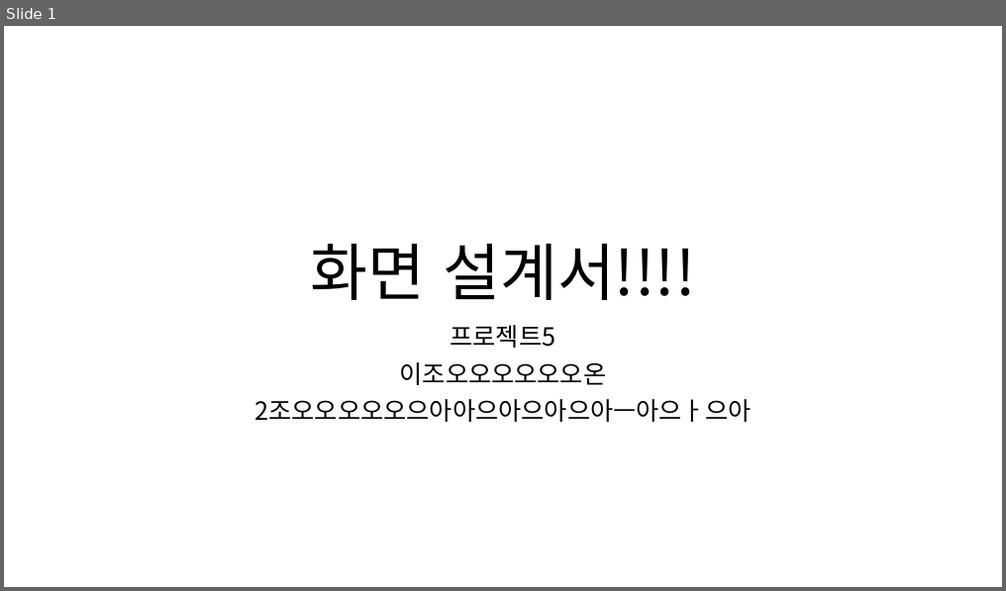
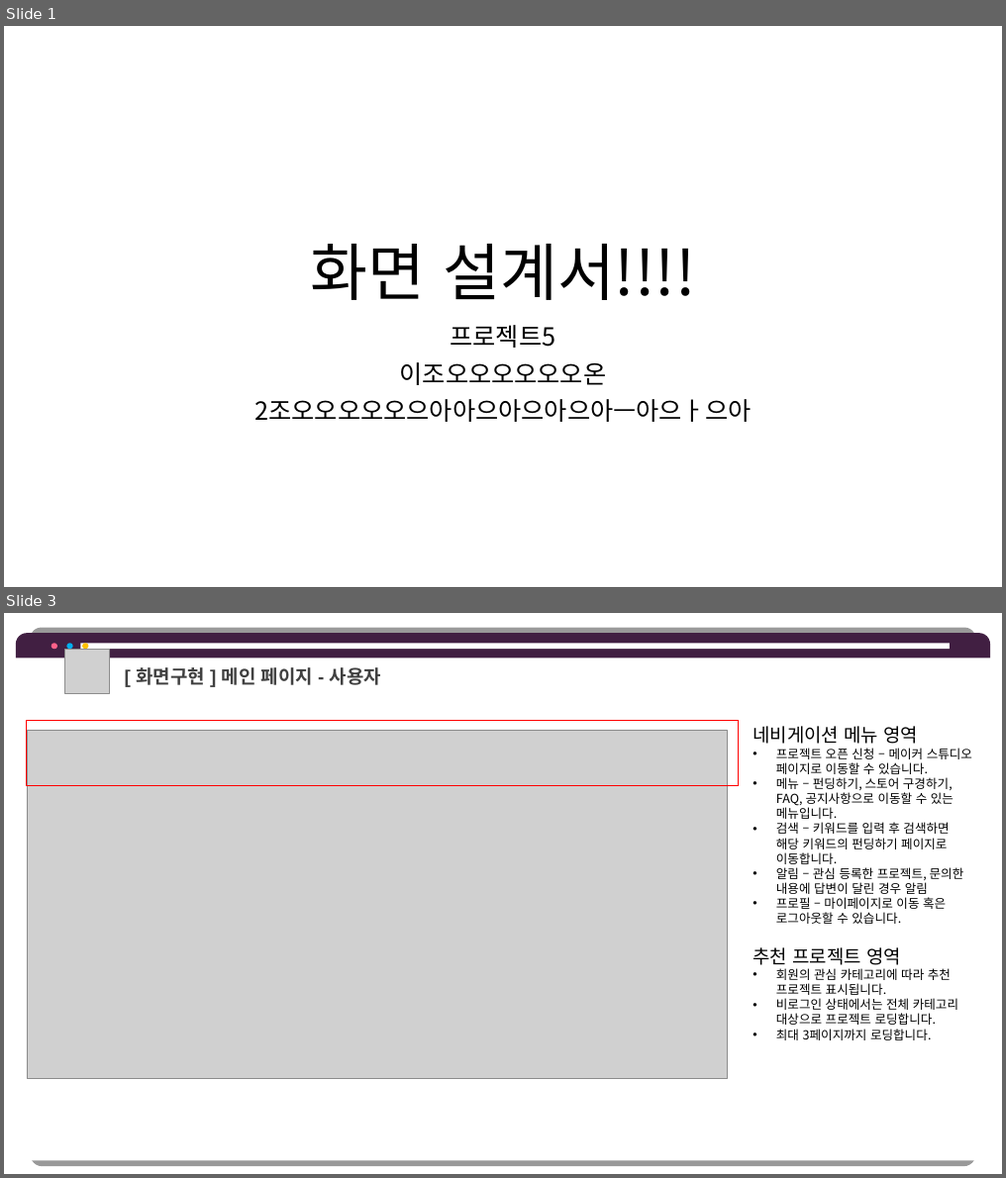
Before and after one commit to hhsw07/ezen-academy-projects, a slide deck: 0 발표용 파워포인트/0608 5차발표/0608 project06 - 파워포인트 - 형준.pptx. Shown one above the other, each under a label of ours: slide 1 before the commit, slides 1 and 3 after it; the slides between them are not shown. The pictures are 1006x591 and 1006x1178 pixels, drawn with LibreOffice and Linux fonts; fonts in the diff are those of the drawing; grey boxes stand for pictures. Boxes give left, top, right and bottom in pixels: in the first picture for what was removed or moved away, otherwise in the second. Text is boxed around its words. In the diff, an @@ line names an element or a change of style, - is before the commit and + after.

```diff
--- a/0 발표용 파워포인트/0608 5차발표/0608 project06 - 파워포인트 - 형준.pptx
+++ b/0 발표용 파워포인트/0608 5차발표/0608 project06 - 파워포인트 - 형준.pptx
@@ slide 3 added at (4,613,1002,1174), background #FFFFFF @@
@@ round same rect added at (16,633,991,658), fill #411F42 @@
@@ round same rect added at (16,658,991,1161), fill #FFFFFF @@
@@ ellipse added at (52,643,57,649), fill #FF6189 @@
@@ picture added at (65,649,110,693) @@
@@ ellipse added at (67,643,73,649), fill #00B0F0 @@
@@ rectangle added at (80,643,949,649), fill #FFFFFF @@
@@ ellipse added at (82,643,88,649), fill #FFC000 @@
@@ text added at (136,667,381,685), 18 pt, text #404040, bold @@
+[ 화면구현 ] 메인 페이지 - 사용자
@@ picture added at (27,730,727,1079) @@
@@ rectangle added at (27,720,739,786), outline #FF0000 1 pt @@
@@ text added at (752,726,972,924), 12 pt, text #000000 @@
+네비게이션 메뉴 영역
+• 프로젝트 오픈 신청 – 메이커 스튜디오 페이지로 이동할 수 있습니다.
+• 메뉴 – 펀딩하기, 스토어 구경하기, FAQ, 공지사항으로 이동할 수 있는 메뉴입니다.
+• 검색 – 키워드를 입력 후 검색하면 해당 키워드의 펀딩하기 페이지로 이동합니다.
+• 알림 – 관심 등록한 프로젝트, 문의한 내용에 답변이 달린 경우 알림
+• 프로필 – 마이페이지로 이동 혹은 로그아웃할 수 있습니다.
@@ text added at (752,948,958,1041), 12 pt, text #000000 @@
+추천 프로젝트 영역
+• 회원의 관심 카테고리에 따라 추천 프로젝트 표시됩니다.
+• 비로그인 상태에서는 전체 카테고리 대상으로 프로젝트 로딩합니다.
+• 최대 3페이지까지 로딩합니다.
```
Also in this commit, not shown: 24 other slides added, 1 other file.
